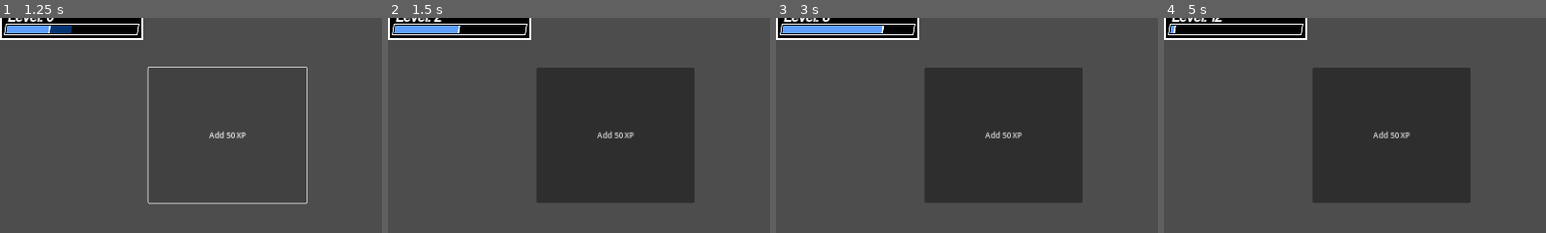
Above: before the commit, frames 1-4 (left to right).
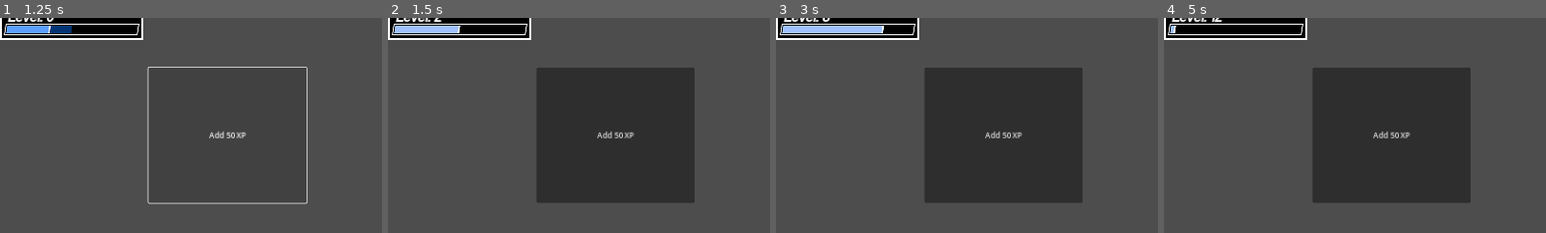
Above: after the commit, the same moments.

Repository: cphase/button-game
Game: Godot game, scene res://main.tscn
Two runs of this game, one before a commit and one after it. Both use one fixed random seed, a clock stepped at 60 frames per second and the inputs below. The engine's default icon, where the game draws it, is replaced by a stand-in: a white triangle on a blue panel in a dark square.
Inputs:
- Up to frame 1 (1.25 s): click "Add 50 XP" at 0.5 s
- Up to frame 2 (1.5 s): click "Add 1000 XP" at 1.25 s
- Up to frame 3 (3 s): click "Add 50 XP" at 2 s; click "Add 1000 XP" at 2.75 s
- Up to frame 4 (5 s): click "Add 50 XP" at 3.5 s; click "Add 1000 XP" at 4.25 s
The pictures show only the part of the screen within x 0-50%, y 30-80%; the shares and areas given below are measured in that part.

Frame 1 is identical in both runs. In frame 2, 0.6% of the frame differs, in the area x 1-19%, y 3-8%; in frame 3, 0.9%, in the area x 1-28%, y 3-8%; in frame 4, less than 0.1%.

Commit message:
added level up xp bar color change

Diff:
--- a/player_level_display.gd
+++ b/player_level_display.gd
@@ -25,6 +25,8 @@
 var xp_frames = []
 
 var held_animation = false
+
+var temp_color = Color("5da0ff")
 
 # Called when the node enters the scene tree for the first time.
 func _ready():
@@ -54,6 +56,8 @@
 	#if we are finished animating the xp
 	if level_queue.size() > 0 and xp_frames.size() == 0:
 		anim_status = ANIM_LEVEL
+		temp_color = $XpBar.get_theme_stylebox("panel").bg_color
+		$XpBar.get_theme_stylebox("panel").bg_color = Color("a0c2ff")
 		#after this we will be coming back to this function
 	elif xp_frames.size() == 0:
 		#set the current xp to new value and we are done animating for now
@@ -84,6 +88,7 @@
 	#if we are finished animating the level ups
 	if (level_queue.size() == 0):
 		# set xp bar back to zero for final animation
+		$XpBar.get_theme_stylebox("panel").bg_color = temp_color
 		$XpBar.size.x = 0
 		$NewXpBar.size.x = 0
 		#$NewXpBar.queue_redraw()
